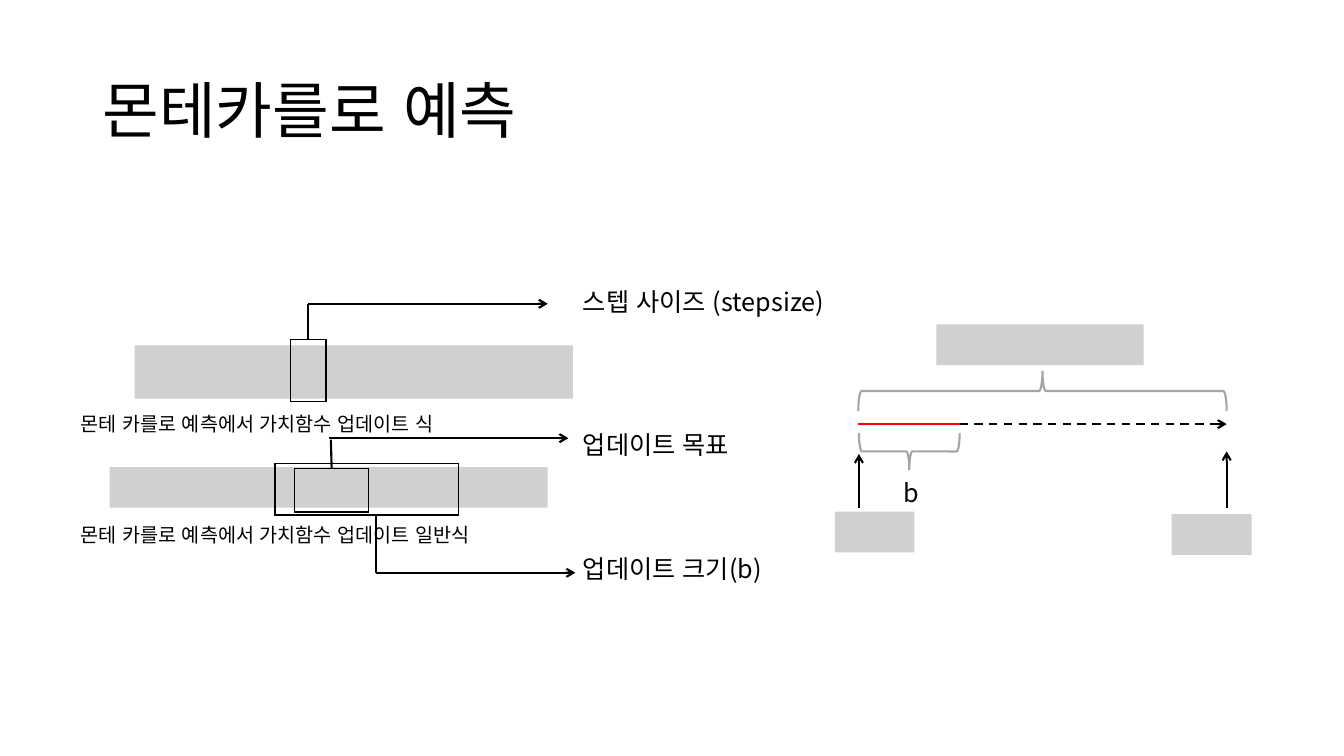
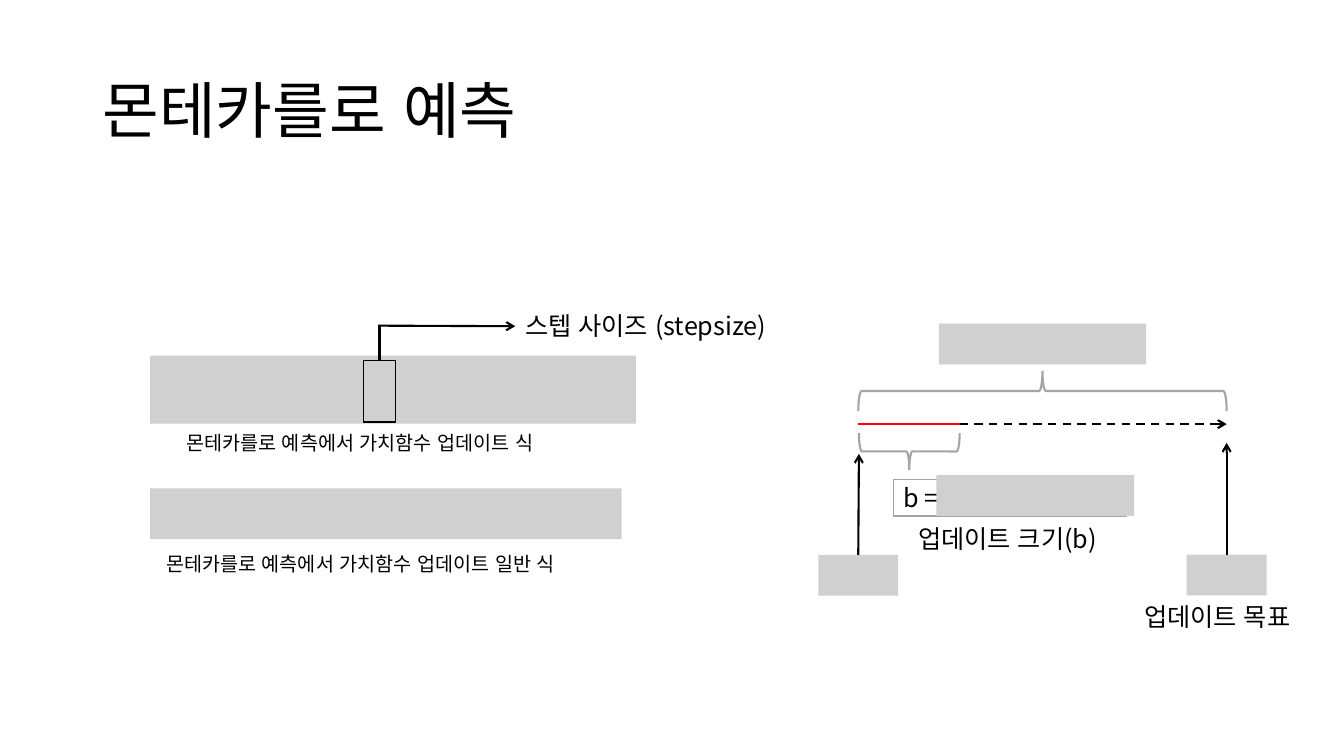
Before and after one commit to spark-1/reinforcement-learning, a slide deck: slide 11 of 강화학습 발표.pptx. Drawn at 1344x756 pixels with LibreOffice and Linux fonts; fonts in the diff are those of the drawing; grey boxes stand for pictures. Boxes give left, top, right and bottom in pixels: in the first picture for what was removed or moved away, otherwise in the second. Text is boxed around its words. In the diff, an @@ line names an element or a change of style, - is before the commit and + after.

Commit message:
updated at 19/09/11

```diff
--- a/강화학습 발표.pptx
+++ b/강화학습 발표.pptx
@@ arrow moved from (309, 303) - (547, 303) to (378, 326) - (515, 327) @@
@@ line moved from (309, 340) - (309, 303) to (379, 361) - (379, 325) @@
@@ text "스텝 사이즈 (stepsize)": place and size @@
-text "스텝 사이즈 (stepsize)" at (583, 290, 824, 317)
+text "스텝 사이즈 (stepsize)" at (525, 314, 766, 341)
@@ picture: place and size @@
-picture at (135, 346, 574, 399)
+picture at (150, 356, 636, 423)
@@ rectangle: place and size @@
-rectangle at (290, 340, 326, 401)
+rectangle at (364, 361, 395, 422)
@@ text at (186, 433, 533, 452): spaces changed @@
-몬테 카를로 예측에서 가치함수 업데이트 식
+몬테카를로 예측에서 가치함수 업데이트 식
@@ arrow removed from (329, 439) to (569, 439) @@
@@ line removed from (332, 469) to (331, 440) @@
@@ arrow moved from (1227, 508) - (1227, 452) to (1227, 555) - (1227, 443) @@
@@ rectangle removed at (275, 464, 459, 515) @@
@@ rectangle removed at (294, 469, 369, 512) @@
@@ arrow moved from (859, 508) - (859, 454) to (858, 555) - (859, 454) @@
@@ picture added at (937, 475, 1134, 515) @@
@@ picture: place and size @@
-picture at (110, 467, 548, 507)
+picture at (150, 489, 622, 539)
@@ rectangle added at (893, 480, 1126, 516), fill #FFFFFF, outline #A5A5A5 1 pt @@
@@ text at (903, 487, 919, 508): text changed @@
-b
+b =
@@ line removed from (376, 515) to (376, 573) @@
@@ picture removed at (835, 512, 914, 553) @@
@@ text "업데이트 크기(b)": place and size @@
-text "업데이트 크기(b)" at (583, 557, 762, 583)
+text "업데이트 크기(b)" at (918, 527, 1097, 553)
@@ picture removed at (1172, 514, 1251, 555) @@
@@ text at (166, 554, 555, 573): spaces changed @@
-몬테 카를로 예측에서 가치함수 업데이트 일반식
+몬테카를로 예측에서 가치함수 업데이트 일반 식
@@ picture added at (819, 555, 898, 595) @@
@@ picture added at (1187, 555, 1266, 595) @@
@@ arrow removed from (376, 573) to (576, 573) @@
@@ text "업데이트 목표": place and size @@
-text "업데이트 목표" at (583, 433, 729, 456)
+text "업데이트 목표" at (1144, 605, 1290, 628)
```
Also in this commit, not shown: 3 other slides changed.
